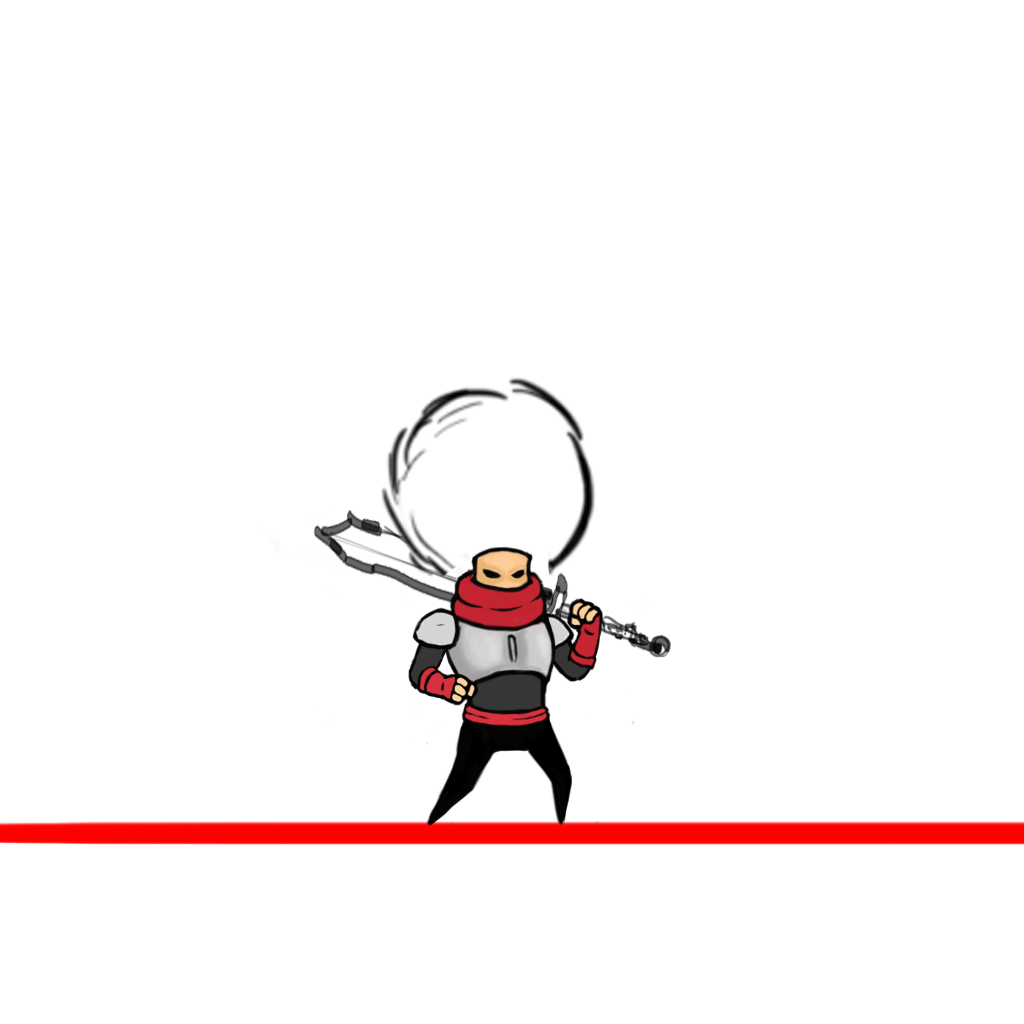
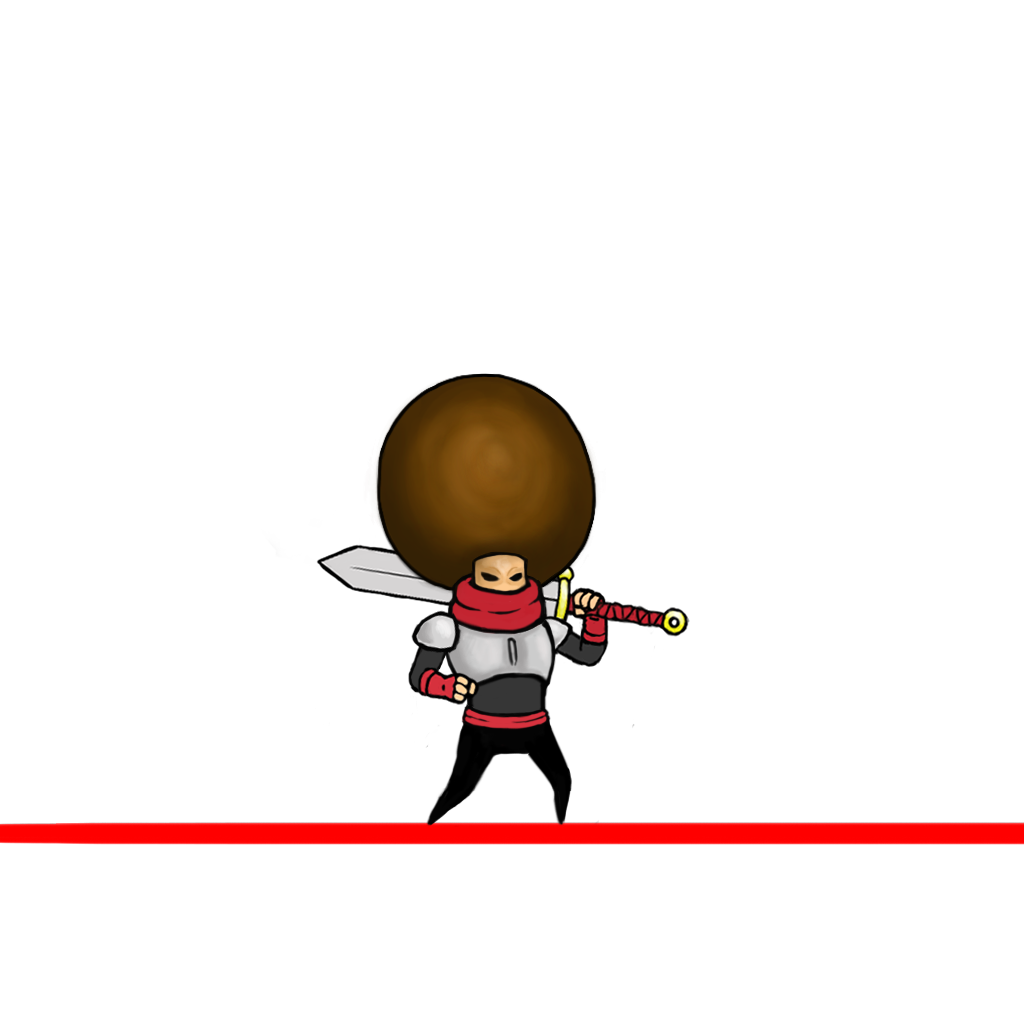
Two versions of the same layered image (1024px x 1024px). Layer-by-layer changes:
added group "FRAME03" with 13 layers above "FRAME02" over [261, 373, 690, 827]
added group "BrazoDerecho" (1st of 4, in "FRAME03") with 2 layers in group "FRAME03" over [268, 505, 664, 748]
added layer "Brazo" (1st of 8, in "FRAME03" › "BrazoDerecho") in group "BrazoDerecho" over [268, 505, 664, 748]
added group "Cuerpo" (1st of 4, in "FRAME03") with 4 layers in group "FRAME03" over [363, 373, 606, 827]
added layer "Cara" (1st of 4, in "FRAME03" › "Cuerpo") in group "Cuerpo" over [367, 377, 606, 635]
added layer "Pelo" (1st of 4, in "FRAME03" › "Cuerpo") in group "Cuerpo" over [364, 373, 604, 601]
added layer "Piernas" (1st of 4, in "FRAME03" › "Cuerpo") in group "Cuerpo" over [426, 704, 599, 827]
added layer "Torso" (1st of 4, in "FRAME03" › "Cuerpo") in group "Cuerpo" over [363, 385, 606, 718]
added group "BrazoIzquierdo" (1st of 4, in "FRAME03") with 4 layers in group "FRAME03" over [316, 544, 690, 668]
added group "Espada" (1st of 4, in "FRAME03" › "BrazoIzquierdo") with 1 layers in group "BrazoIzquierdo" over [316, 544, 690, 637]
added layer "Capa 6" (1st of 4, in "FRAME03" › "BrazoIzquierdo" › "Espada") in group "Espada" over [316, 544, 690, 637]
renamed "Layer 6 copy 2" to "Capa 0", showed it, painted on it over [0, 373, 1024, 827]
removed layer "sword" over [299, 509, 671, 827]
removed layer "Hmbro" over [268, 502, 664, 731]
renamed "Layer 7" to "Brazo", moved it into group "BrazoDerecho", painted on it over [268, 502, 664, 745]
removed layer "Body" over [380, 376, 599, 827]
removed group "ArmRight copy" (2 layers) over [413, 595, 632, 682]
removed layer "MANODERECHA" (1st of 2, in "ArmRight copy") from group "ArmRight copy" over [418, 595, 632, 682]
removed layer "BrazoDerecho" (1st of 2, in "ArmRight copy") from group "ArmRight copy" over [413, 604, 582, 681]
removed layer "Background" over [0, 373, 1024, 827]
…and 3 more changes (3 added)
